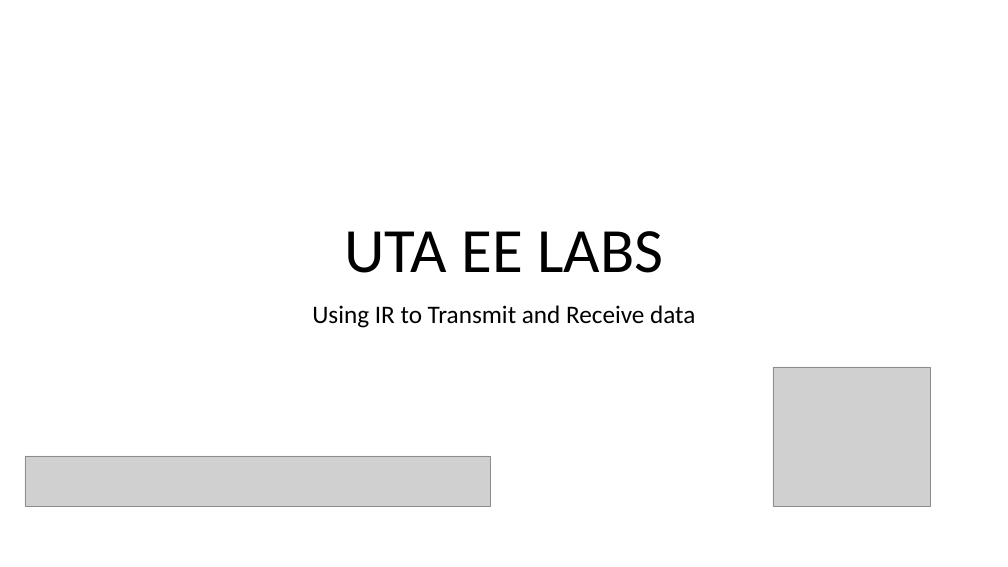
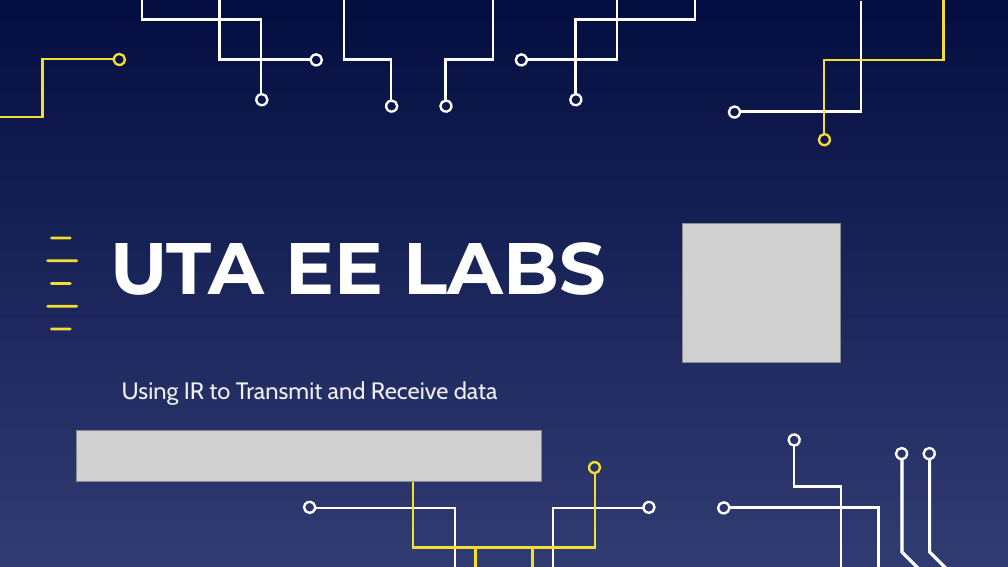
Before and after one commit to EELabMan/IR-Transmit-and-Receive, a slide deck: slide 1 of Infrared TX RX.pptx. Drawn at 1008x567 pixels with LibreOffice and Linux fonts; fonts in the diff are those of the drawing; grey boxes stand for pictures. Boxes give left, top, right and bottom in pixels: in the first picture for what was removed or moved away, otherwise in the second. Text is boxed around its words. In the diff, an @@ line names an element or a change of style, - is before the commit and + after.

```diff
--- a/Infrared TX RX.pptx
+++ b/Infrared TX RX.pptx
@@ background #FFFFFF to gradient #040E41 to #303B72 @@
@@ freeform shape added at [142, 0, 262, 95], outline #FFFFFF 2.25 pt @@
@@ freeform shape added at [219, 0, 311, 60], outline #FFFFFF 2.25 pt @@
@@ freeform shape added at [344, 0, 391, 101], outline #FFFFFF 2.25 pt @@
@@ freeform shape added at [445, 0, 492, 101], outline #FFFFFF 2.25 pt @@
@@ freeform shape added at [527, 0, 617, 60], outline #FFFFFF 2.25 pt @@
@@ freeform shape added at [575, 0, 695, 95], outline #FFFFFF 2.25 pt @@
@@ freeform shape added at [740, 1, 861, 112], outline #FFFFFF 2.25 pt @@
@@ freeform shape added at [824, 0, 944, 135], outline #F5DE34 2.25 pt @@
@@ freeform shape added at [0, 59, 114, 117], outline #F5DE34 2.25 pt @@
@@ freeform shape added at [112, 54, 125, 67], outline #F5DE34 2.25 pt @@
@@ freeform shape added at [309, 54, 321, 67], outline #FFFFFF 2.25 pt @@
@@ freeform shape added at [516, 54, 529, 67], outline #FFFFFF 2.25 pt @@
@@ freeform shape added at [254, 94, 267, 107], outline #FFFFFF 2.25 pt @@
@@ freeform shape added at [384, 101, 397, 113], outline #FFFFFF 2.25 pt @@
@@ freeform shape added at [441, 101, 454, 113], outline #FFFFFF 2.25 pt @@
@@ freeform shape added at [570, 94, 583, 107], outline #FFFFFF 2.25 pt @@
@@ freeform shape added at [729, 107, 742, 119], outline #FFFFFF 2.25 pt @@
@@ freeform shape added at [819, 134, 832, 147], outline #F5DE34 2.25 pt @@
@@ title "UTA EE LABS": place and size @@
-title "UTA EE LABS" at [345, 231, 663, 273]
+title "UTA EE LABS" at [110, 242, 606, 295]
@@ title "UTA EE LABS" at [110, 242, 606, 295]: size 60 to 69.3 pt, font Calibri to Montserrat, text colour #000000 to #FFFFFF, bold on; alignment centre to left; line spacing 0.9 to 1; vertical alignment bottom to middle @@
@@ group added at [46, 236, 78, 331]: 5 freeform shapes @@
@@ picture: place and size @@
-picture at [773, 367, 930, 506]
+picture at [683, 223, 840, 362]
@@ subtitle "Using IR to Transmit and ...": place and size @@
-subtitle "Using IR to Transmit and ..." at [312, 305, 695, 328]
+subtitle "Using IR to Transmit and ..." at [122, 381, 498, 405]
@@ subtitle "Using IR to Transmit and ..." at [122, 381, 498, 405]: size 24 to 22.7 pt, font Calibri to Cabin, text colour #000000 to #EFEFEF; alignment centre to left; indent changed; line spacing 0.9 to 1; less space between paragraphs; vertical alignment top to middle @@
@@ picture: place and size @@
-picture at [25, 456, 490, 507]
+picture at [76, 431, 541, 482]
@@ freeform shape added at [789, 433, 802, 445], outline #FFFFFF 2.25 pt @@
@@ freeform shape added at [794, 446, 841, 567], outline #FFFFFF 2.25 pt @@
@@ group added at [896, 448, 975, 567]: 4 freeform shapes @@
@@ group added at [304, 461, 655, 567]: 7 freeform shapes @@
@@ freeform shape added at [718, 502, 731, 515], outline #FFFFFF 2.25 pt @@
@@ freeform shape added at [730, 507, 1008, 567], outline #FFFFFF 2.25 pt @@
```
Also in this commit, not shown: 6 other slides changed, 5 slides added, 1 slide removed.
